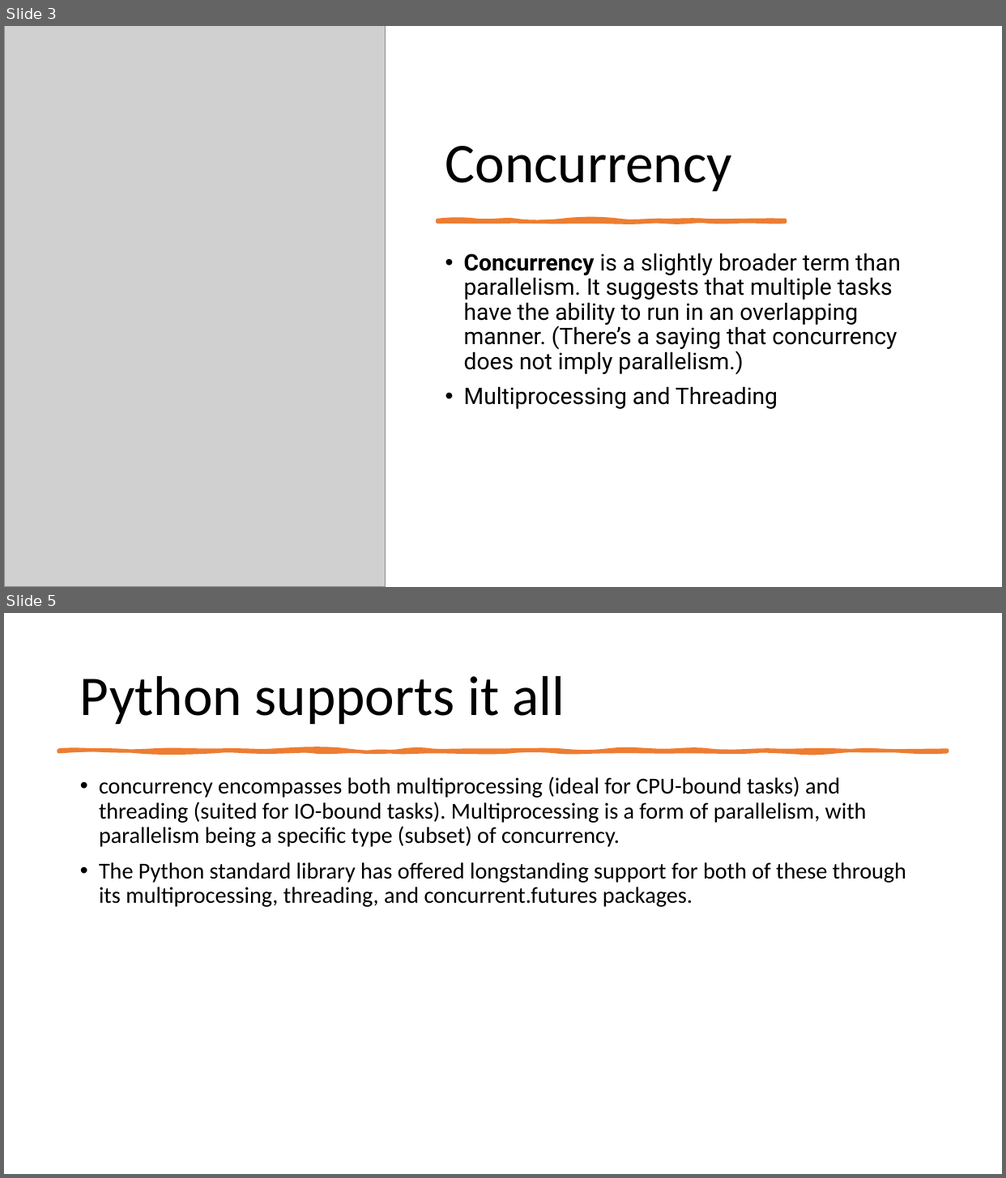
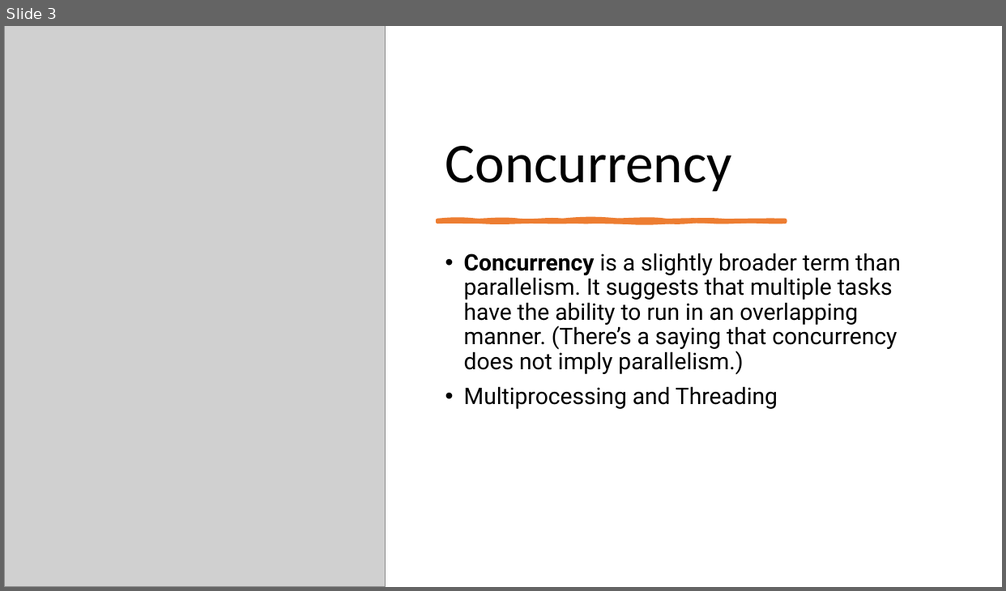
Before and after one commit to Scaleup-Excellenteam/final-exercise-damianti, a slide deck: controller/pptx_parser_/asyncio-intro.pptx. Shown one above the other, each under a label of ours: slides 3 and 5 before the commit, slide 3 after it; the slides between them are not shown. The pictures are 1006x1178 and 1006x591 pixels, drawn with LibreOffice and Linux fonts; fonts in the diff are those of the drawing; grey boxes stand for pictures. Boxes give left, top, right and bottom in pixels: in the first picture for what was removed or moved away, otherwise in the second. Text is boxed around its words. In the diff, an @@ line names an element or a change of style, - is before the commit and + after.

```diff
--- a/controller/pptx_parser_/asyncio-intro.pptx
+++ b/controller/pptx_parser_/asyncio-intro.pptx
@@ slide 5 removed at (4,613,1002,1174), background #FFFFFF @@
@@ title removed at (80,676,565,725) @@
-Python supports it all
@@ freeform shape removed at (58,750,948,752) @@
@@ text removed at (99,777,906,907) @@
-• concurrency encompasses both multiprocessing (ideal for CPU-bound tasks) and threading (suited for IO-bound tasks). Multiprocessing is a form of parallelism, with parallelism being a specific type (subset) of concurrency.
-• The Python standard library has offered longstanding support for both of these through its multiprocessing, threading, and concurrent.futures packages.
@@ slide 3 changed as well @@
@@ freeform shape at (437,220,785,222): outline redrawn @@
```
Also in this commit, not shown: 1 other slide changed, 6 other slides removed, 4 other files.
